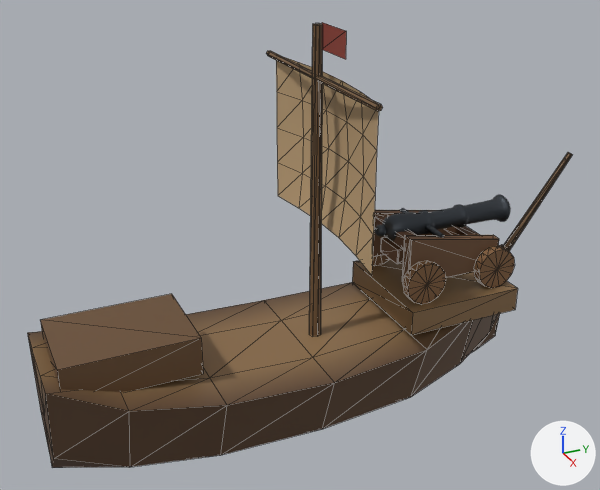
Renders of the glTF model public/gltf/pirate-ship.glb from each side of a commit.
The view is the same before and after, from a 50 mm camera at (1.591, -0.706, 1.171) aimed at (-0.024, 0.021, 0.363). Every picture has the same lights, and +X, +Y and +Z are marked at lower right. The older version comes first. Mesh edges are drawn as thin lines on the coarser meshes. Where no turn or scale is listed for an object, it has been applied to the vertices. Vertices at exactly the same position are counted once.

Before the edit, the objects in view are built like this:
```python
me_mesh_0 = bpy.data.meshes.new('Mesh_0')
me_mesh_0.from_pydata(...)  # 158 vertices, 258 faces; spans x -0.27..0.27, y -0.6..0.782, z -0.12..0.877
me_mesh_0.materials.append(mat_ship_hull)
# before: 142 (0.0, 0.771, 0.495) at pixel (568, 152), 144 (0.006, 0.773, 0.493) at pixel (571, 153), 146 (0.006, 0.779, 0.489) at pixel (572, 154), 148 (0.0, 0.782, 0.487) at pixel (571, 154), 150 (-0.006, 0.779, 0.489) at pixel (569, 153)
# before: 152 (-0.006, 0.773, 0.493) at pixel (567, 152), 154 (0.0, 0.771, 0.495) at pixel (568, 152), 156 (0.0, 0.776, 0.491) at pixel (570, 153)
me_mesh_1 = bpy.data.meshes.new('Mesh_1')
me_mesh_1.from_pydata(...)  # 184 vertices, 332 faces; spans x -0.126..0.126, y -0.152..0.152, z 0.001..0.164
me_mesh_1.materials.append(mat_cannon_wood)
me_mesh_2 = bpy.data.meshes.new('Mesh_2')
me_mesh_2.from_pydata(...)  # 593 vertices, 1112 faces; spans x -0.09..0.09, y -0.173..0.2, z -0.036..0.036
me_mesh_2.materials.append(mat_cannon_iron)
ob_ship_barrel = bpy.data.objects.new('ship-barrel', me_mesh_2)
ob_ship_barrel.location = (0.0, 0.38, 0.373)
ob_ship_carriage = bpy.data.objects.new('ship-carriage', me_mesh_1)
ob_ship_carriage.location = (0.0, 0.38, 0.223)
ob_ship_hull = bpy.data.objects.new('ship-hull', me_mesh_0)
ob_ship_hull.location = (0.0, 0.0, 0.0)
```
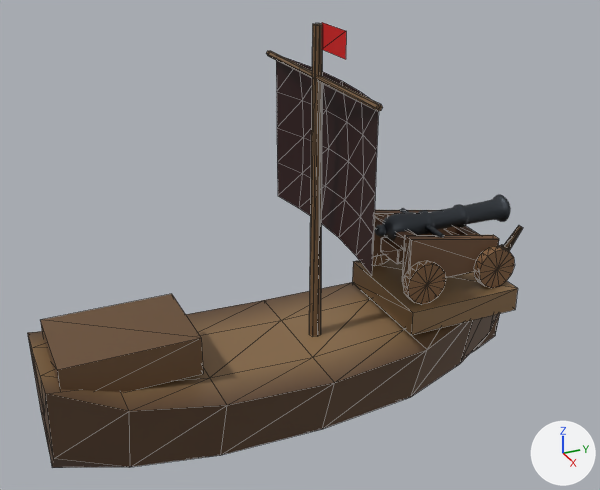
Patch to the scene script:
```diff
--- a/public/gltf/pirate-ship.glb.py
+++ b/public/gltf/pirate-ship.glb.py
@@ me_mesh_0 @@
 # used by ob_ship_hull; location = (0.0, 0.0, 0.0)
-me_mesh_0.from_pydata(...)  # 158 vertices, 258 faces; spans x -0.27..0.27, y -0.6..0.782, z -0.12..0.877
+me_mesh_0.from_pydata(...)  # 158 vertices, 258 faces; spans x -0.27..0.27, y -0.6..0.65, z -0.12..0.877
+# me_mesh_0 part 1
+for i in [142, 144, 146, 148, 150, 152, 154, 156]: me_mesh_0.vertices[i].co += Vector((0.0, -0.132, -0.182))
+# me_mesh_0 part 2: 42 faces centred in x -0.217..0.217, y 0.05..0.101, z 0.43..0.859 are repainted in the vertex colours; the middle colour goes from brown #c0a279 to black #2a0808
 me_mesh_0.materials.append(mat_ship_hull)
```

Where the change shows, as pixel boxes [x1, y1, x2, y2] in the pictures (600 x 490 px; the box of a moved part takes in the faces that stretch with it):
'ship-hull', reshaped, recoloured (9% narrower)
    before: [27, 22, 572, 468]
    after: [27, 22, 523, 468]
part 1 of me_mesh_0, moved or reshaped
    before: [503, 152, 572, 251]
    after: [503, 225, 523, 251]
part 2 of me_mesh_0, recoloured (darker)
    both: [276, 22, 379, 275]
